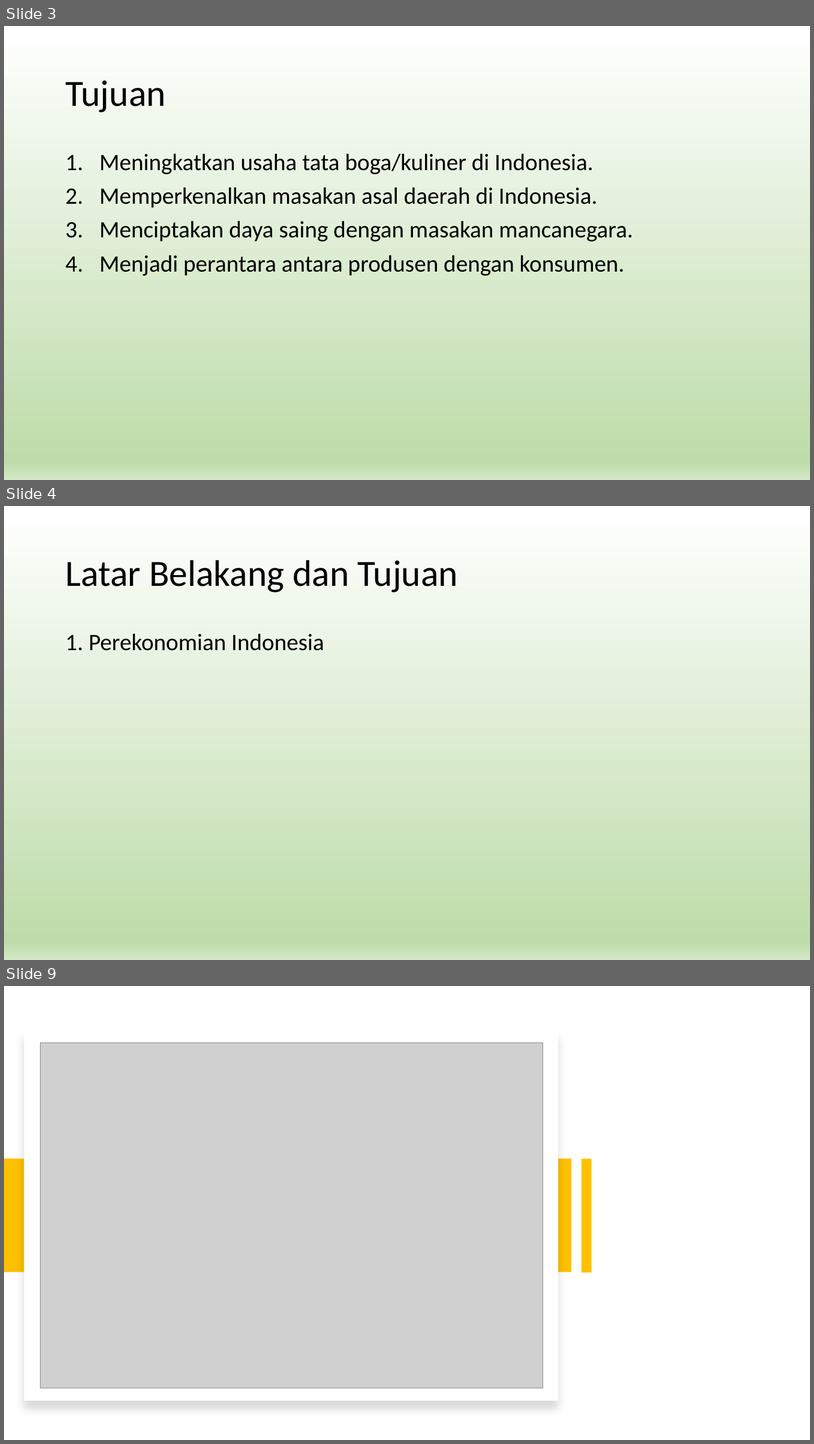
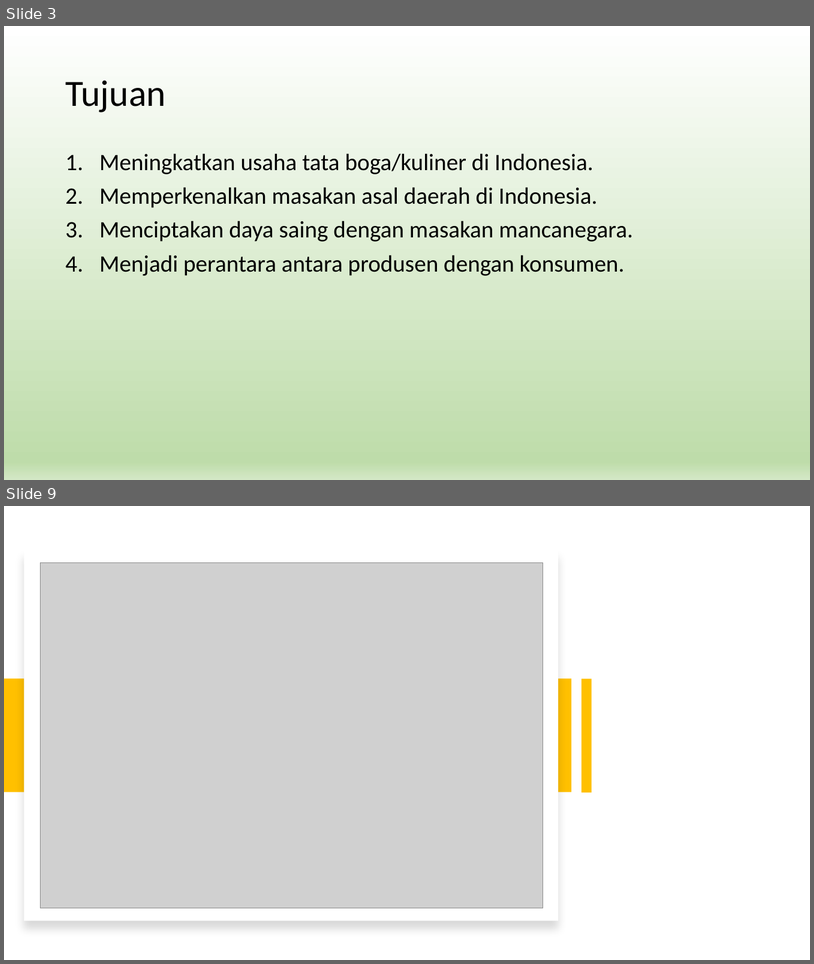
Before and after one commit to rainzoneg/Restoran-Virtual-Mesin, a slide deck: Food Delivery System.pptx. Shown one above the other, each under a label of ours: slides 3, 4 and 9 before the commit, slides 3 and 9 after it; the slides between them are not shown. The pictures are 814x1444 and 814x964 pixels, drawn with LibreOffice and Linux fonts; fonts in the diff are those of the drawing; grey boxes stand for pictures. Boxes give left, top, right and bottom in pixels: in the first picture for what was removed or moved away, otherwise in the second. Text is boxed around its words. In the diff, an @@ line names an element or a change of style, - is before the commit and + after.

```diff
--- a/Food Delivery System.pptx
+++ b/Food Delivery System.pptx
@@ slide 4 removed at <box>4,506,810,960</box>, background gradient #FFFFFF to #BEDCAA to #D4E8C6 @@
@@ title removed at <box>65,560,458,592</box> @@
-Latar Belakang dan Tujuan
@@ text removed at <box>65,633,324,651</box> @@
-1. Perekonomian Indonesia
```
Also in this commit, not shown: 3 slides changed, 3 slides added, 2 other slides removed.
